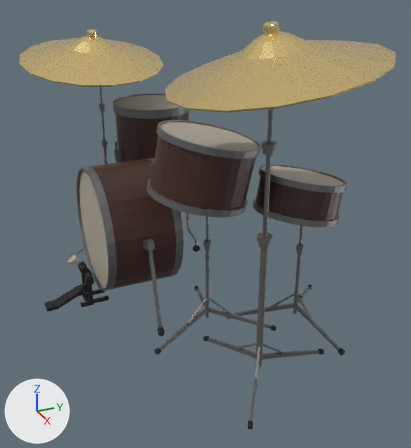
Before and after pictures for a commit that changed the OBJ model Bug Game/Assets/Assets_OBJ/Instruments/Drums.obj.
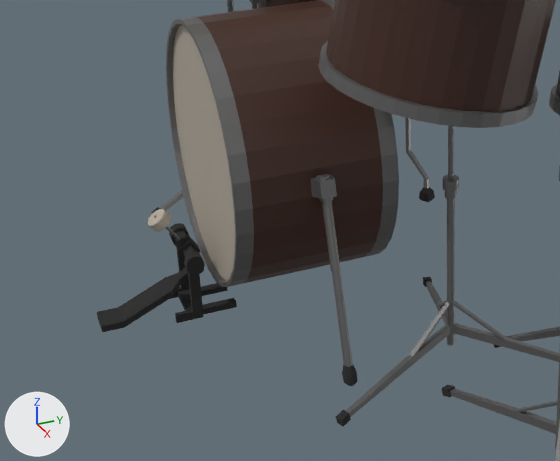
There are two pictures of each version: one whole from a 50 mm camera at (1315.0, -449.0, 673.0) aimed at (341.0, -10.0, 186.0), one close up on the part from 0% to 63% of the width and 35% to 83% of the height. Lighting does not change. The marker at lower left points along +X, +Y and +Z. Where no turn or scale is listed for an object, it has been applied to the vertices. Vertices at the same position are counted once.

Objects in the first close-up: 'Cube.002_Cube.012'.
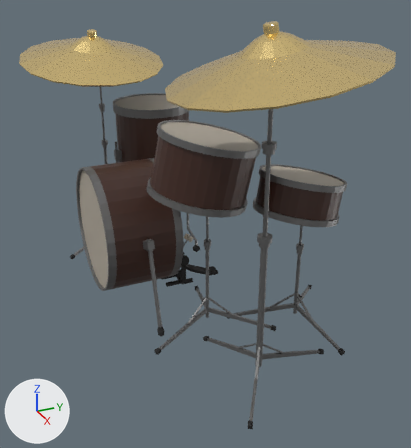
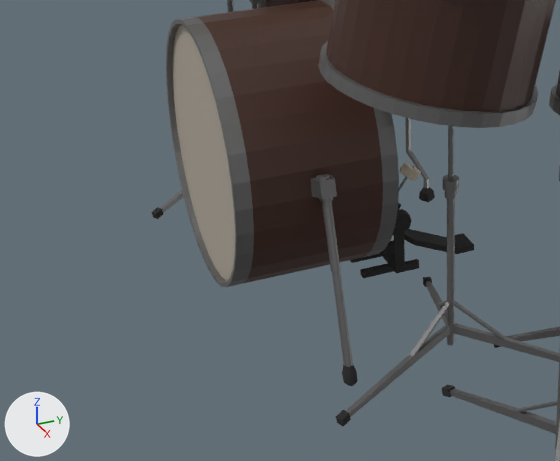
Pixel boxes (x1, y1, x2, y2) of what changed, in the close-ups (560 x 461 px; the box of a moved part takes in the faces that stretch with it):
'Cube.002_Cube.012', reshaped: before (97, 0, 560, 461); after (152, 0, 560, 461)
part 1 of me_cube_002_cube_012, moved or reshaped: before (97, 267, 189, 332); after (393, 229, 474, 254)
part 2 of me_cube_002_cube_012, moved or reshaped: before (169, 223, 190, 299); after (394, 209, 419, 273)
part 3 of me_cube_002_cube_012, moved or reshaped: before (178, 283, 228, 305); after (360, 255, 394, 278)
part 4 of me_cube_002_cube_012, moved or reshaped: before (175, 252, 205, 323); after (387, 240, 394, 248)
part 5 of me_cube_002_cube_012, moved or reshaped: before (183, 298, 237, 314); after (350, 245, 394, 263)
part 6 of me_cube_002_cube_012, moved or reshaped: before (175, 232, 201, 258); after (398, 202, 401, 210)
part 7 of me_cube_002_cube_012, moved or reshaped: before (148, 209, 181, 240); after (399, 162, 421, 191)

The change in detail:
me_cube_002_cube_012 has 5816 vertices, 5353 faces and spans x -219.0..753.0, y -335.0..235.0, z -3.0..600.0.
me_cube_002_cube_012 is used by ob_cube_002_cube_012; location (0.0, 0.0, 0.0).
me_cube_002_cube_012 part 1: the loose piece of 20 vertices spanning x 213.0..242.0, y -335.0..-241.0, z 1.0..44.0 is turned -180 degrees about the z axis through its middle, then moved by (2.0, 308.0, 0.0).
me_cube_002_cube_012 part 2: the loose piece of 76 vertices spanning x 191.0..207.0, y -264.0..-234.0, z 1.0..77.0 is turned 180 degrees about the z axis through its middle, then moved by (59.0, 230.0, 0.0).
me_cube_002_cube_012 part 3: the loose piece of 16 vertices spanning x 207.0..229.0, y -252.0..-203.0, z 1.0..7.0 is turned 180 degrees about the z axis through its middle, then moved by (21.0, 186.0, 0.0).
me_cube_002_cube_012 part 4: the loose piece of 76 vertices spanning x 250.0..266.0, y -264.0..-234.0, z 1.0..77.0 is turned -180 degrees about the z axis through its middle, then moved by (-59.0, 230.0, 0.0).
me_cube_002_cube_012 part 5: the loose piece of 16 vertices spanning x 228.0..251.0, y -252.0..-203.0, z 1.0..7.0 is turned -180 degrees about the z axis through its middle, then moved by (-22.0, 186.0, 0.0).
me_cube_002_cube_012 part 6: the loose piece of 98 vertices spanning x 207.0..250.0, y -253.0..-231.0, z 57.0..80.0 is turned -180 degrees about the z axis through its middle, then moved by (0.0, 215.0, 0.0).
me_cube_002_cube_012 part 7: the loose piece of 352 vertices spanning x 218.0..239.0, y -278.0..-248.0, z 78.0..114.0 is turned -180 degrees about the z axis through its middle, then moved by (0.0, 257.0, 0.0).
